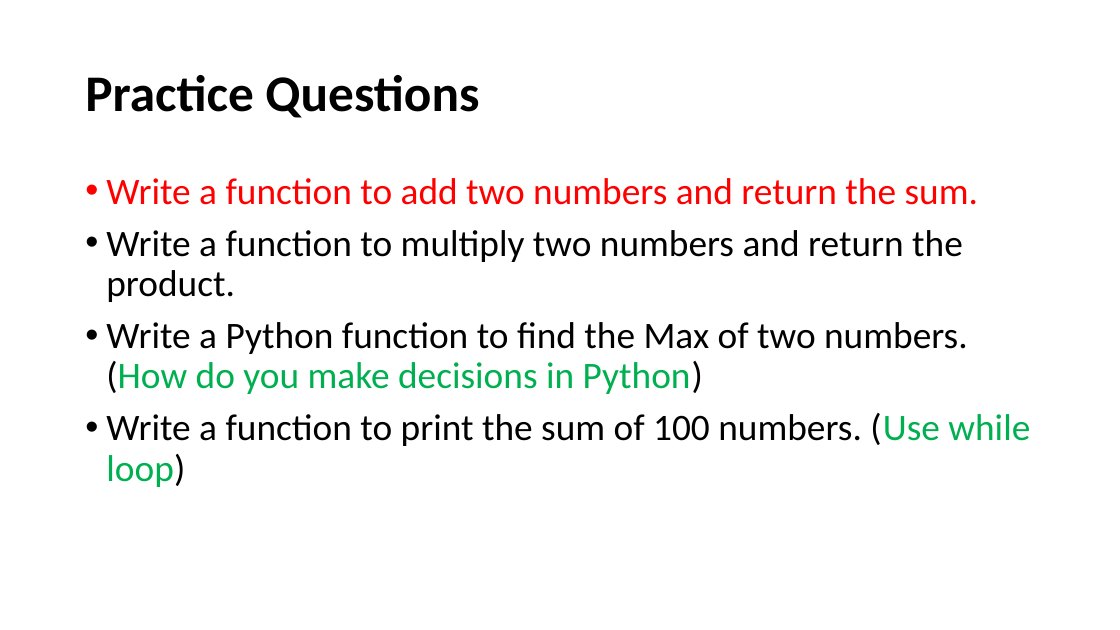
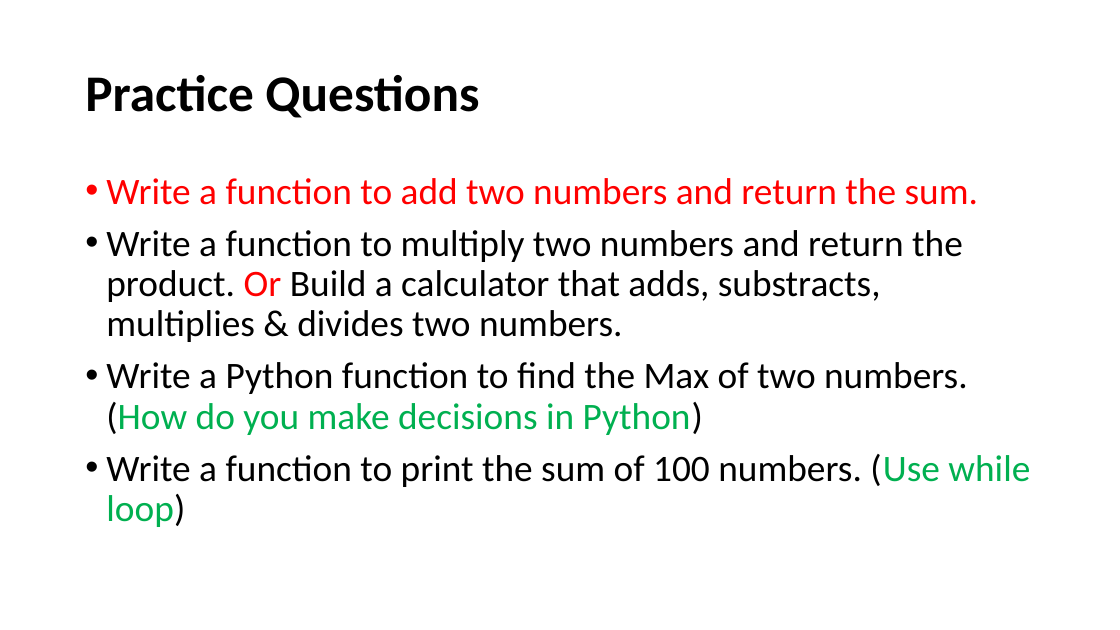
Before and after one commit to HKohin/Python-for-Upward-Bound-Program, a slide deck: slide 30 of PYTHON_11_Functions Part 2.pptx. Drawn at 1120x630 pixels with LibreOffice and Linux fonts; fonts in the diff are those of the drawing. Boxes give left, top, right and bottom in pixels: in the first picture for what was removed or moved away, otherwise in the second. Text is boxed around its words. In the diff, an @@ line names an element or a change of style, - is before the commit and + after.

```diff
--- a/PYTHON_11_Functions Part 2.pptx
+++ b/PYTHON_11_Functions Part 2.pptx
@@ text at (x1=106, y1=230, x2=963, y2=342): text changed @@
-• Write a function to multiply two numbers and return the product.
+• Write a function to multiply two numbers and return the product. Or Build a calculator that adds, substracts, multiplies & divides two numbers.
```
